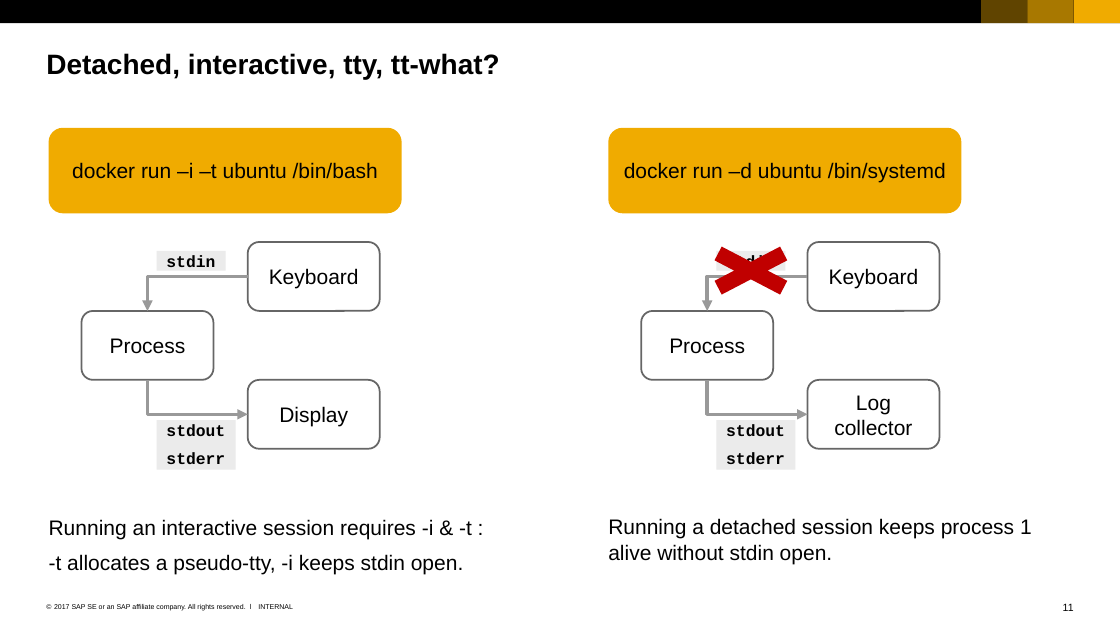
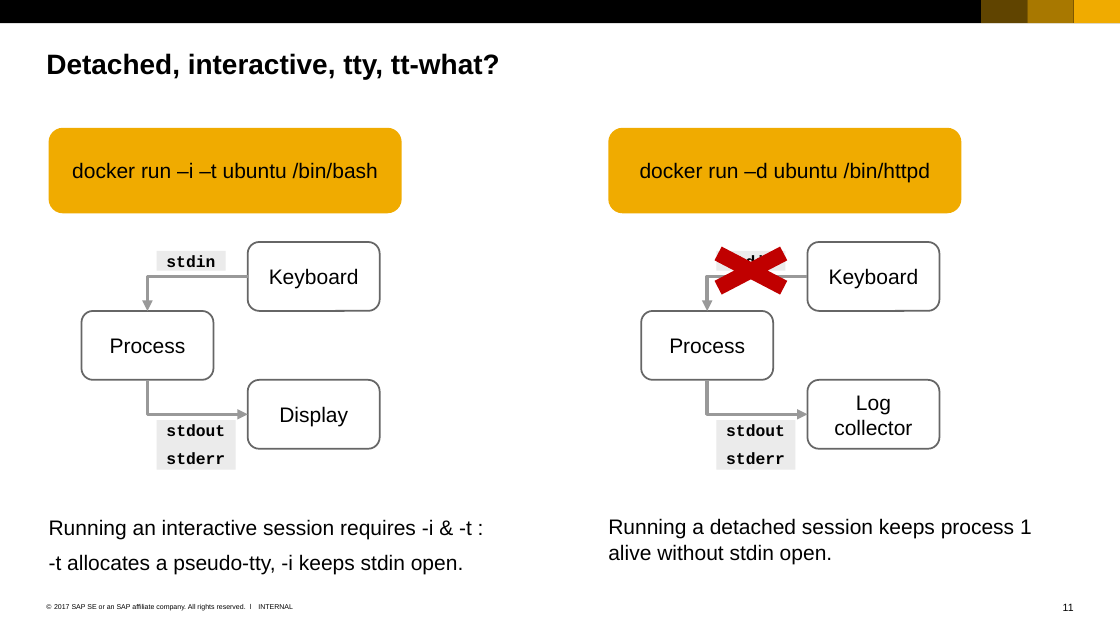
Before and after one commit to cuijiyao01/docker-k8s-training, a slide deck: slide 11 of docker/02_Docker_Fundamentals.pptx. Drawn at 1120x630 pixels with LibreOffice and Linux fonts; fonts in the diff are those of the drawing. Boxes give left, top, right and bottom in pixels: in the first picture for what was removed or moved away, otherwise in the second. Text is boxed around its words. In the diff, an @@ line names an element or a change of style, - is before the commit and + after.

```diff
--- a/docker/02_Docker_Fundamentals.pptx
+++ b/docker/02_Docker_Fundamentals.pptx
@@ text in rounded rectangle at (640, 162, 930, 183): text changed @@
-docker run –d ubuntu /bin/systemd
+docker run –d ubuntu /bin/httpd
```
